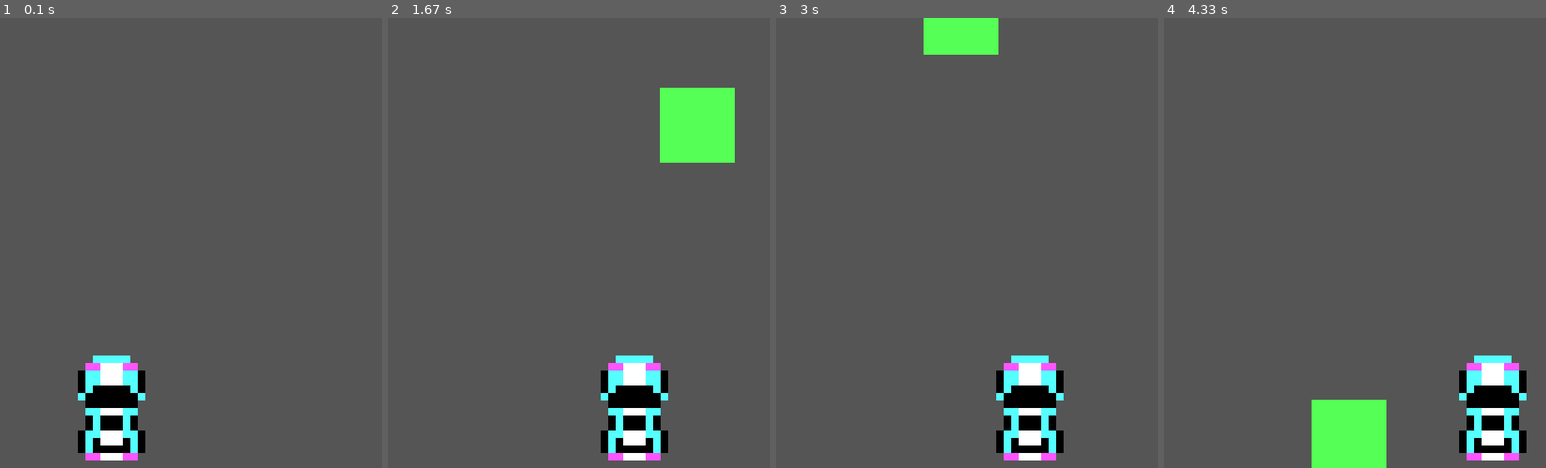
Above: before the commit, frames 1-4 (left to right).
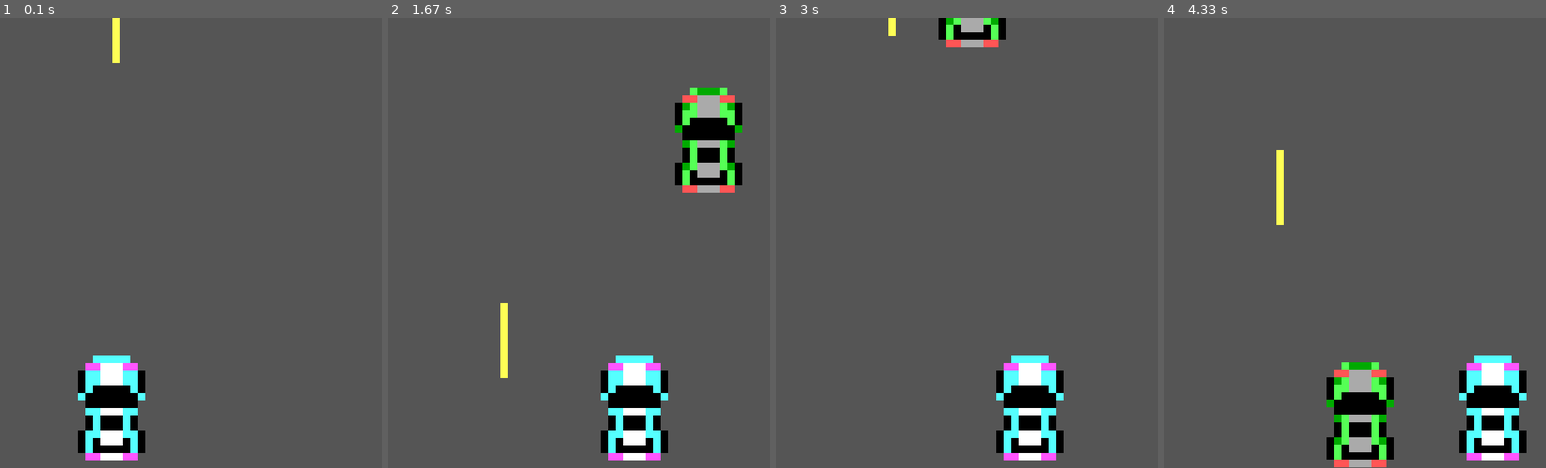
Above: after the commit, the same moments.

Repository: jgraykeyin/pygamepractice
Game: pygame game, started from cargame.py
Same seed, same stepped clock (60 frames per second), same inputs: the game is played once before the commit and once after it.
Inputs:
- Up to frame 1 (0.1 s): no input
- Up to frame 2 (1.67 s): hold Right 0.33-0.8 s; hold Right 0.83-1.3 s; hold Left from 1.33 s (still down)
- Up to frame 3 (3 s): release Left at 1.87 s; hold Left 1.9-2.3 s; hold Right 2.33-2.97 s
- Up to frame 4 (4.33 s): hold Left 3-3.47 s; hold Right 3.5-3.97 s; hold Right from 4 s (still down)

The runs differ from the first frame. In frame 1, 0.2% of the frame differs, in the area x 29-32%, y 0-10%; in frame 2, 4.3%, in the area x 29-93%, y 15-80%; in frame 3, 1.6%; in frame 4, 4.3%.

Commit message:
Added CPU car graphic and road lines

Diff:
--- a/cargame.py
+++ b/cargame.py
@@ -28,12 +28,16 @@
 game_display = pygame.display.set_mode((display_width,display_height))
 pygame.display.set_caption('Racing Game')
 clock = pygame.time.Clock()
-#crashed = False
+
 car_image = pygame.image.load(os.path.join(__location__, "playercar.png"))
 cpu_image = pygame.image.load(os.path.join(__location__, "cpucar.png"))
 
-def things(thingx,thingy,thingw,thingh,color):
-    pygame.draw.rect(game_display,color, [thingx,thingy,thingw,thingh])
+def road_lines(linex, liney, linew, lineh, color):
+    pygame.draw.rect(game_display,color,[linex,liney,linew,lineh])
+
+def things(thingx,thingy):
+    #pygame.draw.rect(game_display,color, [thingx,thingy,thingw,thingh])
+    game_display.blit(cpu_image, (thingx,thingy))
 
 def car(x,y):
     game_display.blit(car_image, (x,y))
@@ -63,8 +67,14 @@
     thing_startx = random.randrange(0,display_width)
     thing_starty = -600
     thing_speed = 7
-    thing_width = 100
-    thing_height = 100
+
+    road_line_startx = (display_width / 2)
+    road_line_starty = -100
+    road_line_speed = 12
+    road_line_width = 10
+    road_line_height = 100
+    #thing_width = 100
+    #thing_height = 100
 
     game_exit = False
 
@@ -89,16 +99,23 @@
         x+=x_change
         game_display.fill(grey)
 
-        things(thing_startx, thing_starty, thing_width, thing_height, green)
+        things(thing_startx, thing_starty)
         thing_starty += thing_speed
+
+        road_lines(road_line_startx, road_line_starty, road_line_width, road_line_height, yellow)
+        road_line_starty += road_line_speed
         car(x,y)
 
         if x > display_width - car_width or x < 0:
             crash()
 
         if thing_starty > display_height:
-            thing_starty = 0 - thing_height
+            thing_starty = 0 - 150
             thing_startx = random.randrange(0,display_width)
+
+        if road_line_starty > display_height:
+            road_line_starty = 0 - 100
+            road_line_startx = (display_width / 2)
 
         pygame.display.update()
         clock.tick(60)
